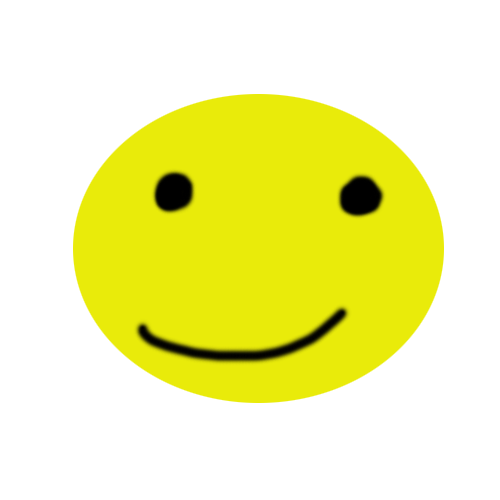
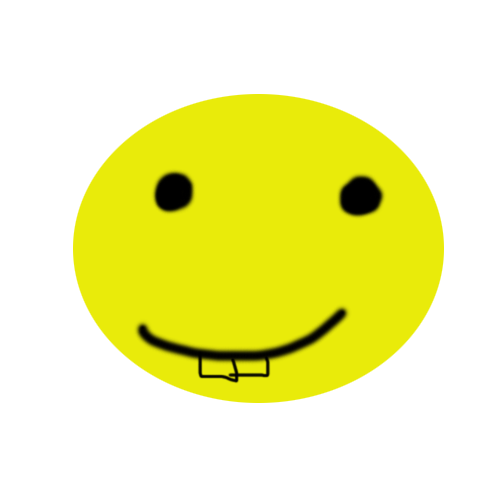
Layers edited between the first and the second 500 x 500 image:
added layer "Layer 4" above "Layer 1" over (197, 351, 271, 384)
